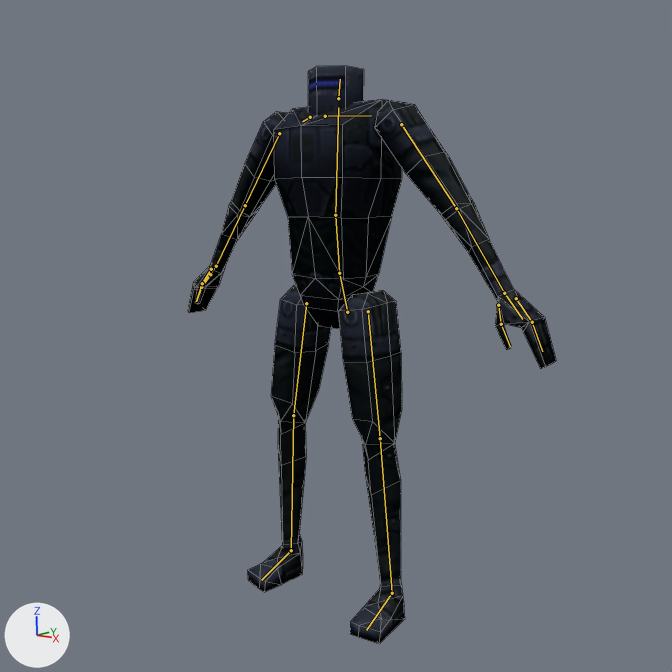
The Blender file art/characters/robot/workrobot.blend as it was, and as the next commit left it.
The view is the same before and after, from the file's camera 'Camera'. Every picture has the same lights, and +X, +Y and +Z are marked at lower left. Both versions are drawn at frame 1 of the action 'attack-r-hand-chop'; the numbers are the values there. The bones that bend it are drawn over the model as lines. Mesh edges are drawn as thin lines.

Names of what the first picture shows: 'OBJ0000185.001'.
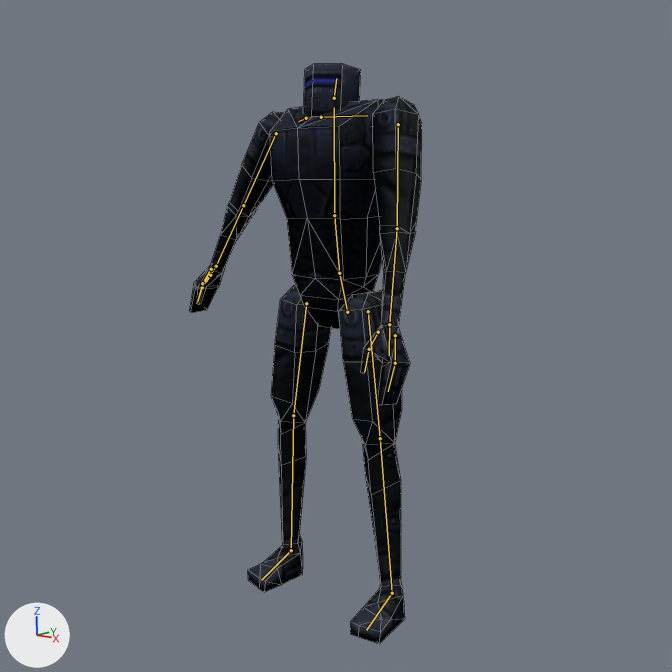
Pixel boxes [x1, y1, x2, y2] of what changed, in the pictures (672 x 672 px):
'OBJ0000185.001', posed (37% narrower)
    before: [188, 66, 556, 644]
    after: [189, 64, 422, 644]
bone 'spine', root to tip
    before: (339, 273) to (335, 215)
    after: (339, 273) to (334, 215)
bone 'neck', root to tip
    before: (338, 98) to (340, 79)
    after: (334, 98) to (336, 78)
bone 'upper_arm.L', root to tip
    before: (401, 124) to (456, 208)
    after: (398, 124) to (397, 228)

Edits to the bpy script that builds the scene:
```text
Change bone_spine:
    where bone_spine = bpy.data.objects['metarig'].pose.bones['spine']  # child of 'hips'
    bone_spine.rotation_quaternion: (1.0, 0.0, 0.0, 0.0) -> (1.0, 0.019, 0.0, 0.0)  # degrees (0, 0, 0) -> degrees (2, 0, 0)
Change bone_neck:
    where bone_neck = bpy.data.objects['metarig'].pose.bones['neck']  # child of 'chest'
    bone_neck.rotation_quaternion: (1.0, 0.0, 0.0, 0.0) -> (0.999, -0.051, 0.001, 0.001)  # degrees (0, 0, 0) -> degrees (-6, 0, 0)
Change bone_upper_arm_l:
    where bone_upper_arm_l = bpy.data.objects['metarig'].pose.bones['upper_arm.L']  # child of 'shoulder.L'
    bone_upper_arm_l.rotation_quaternion: (1.0, 0.0, 0.0, 0.0) -> (0.957, 0.114, -0.041, -0.262)  # degrees (0, 0, 0) -> degrees (14, -1, -31)
```
